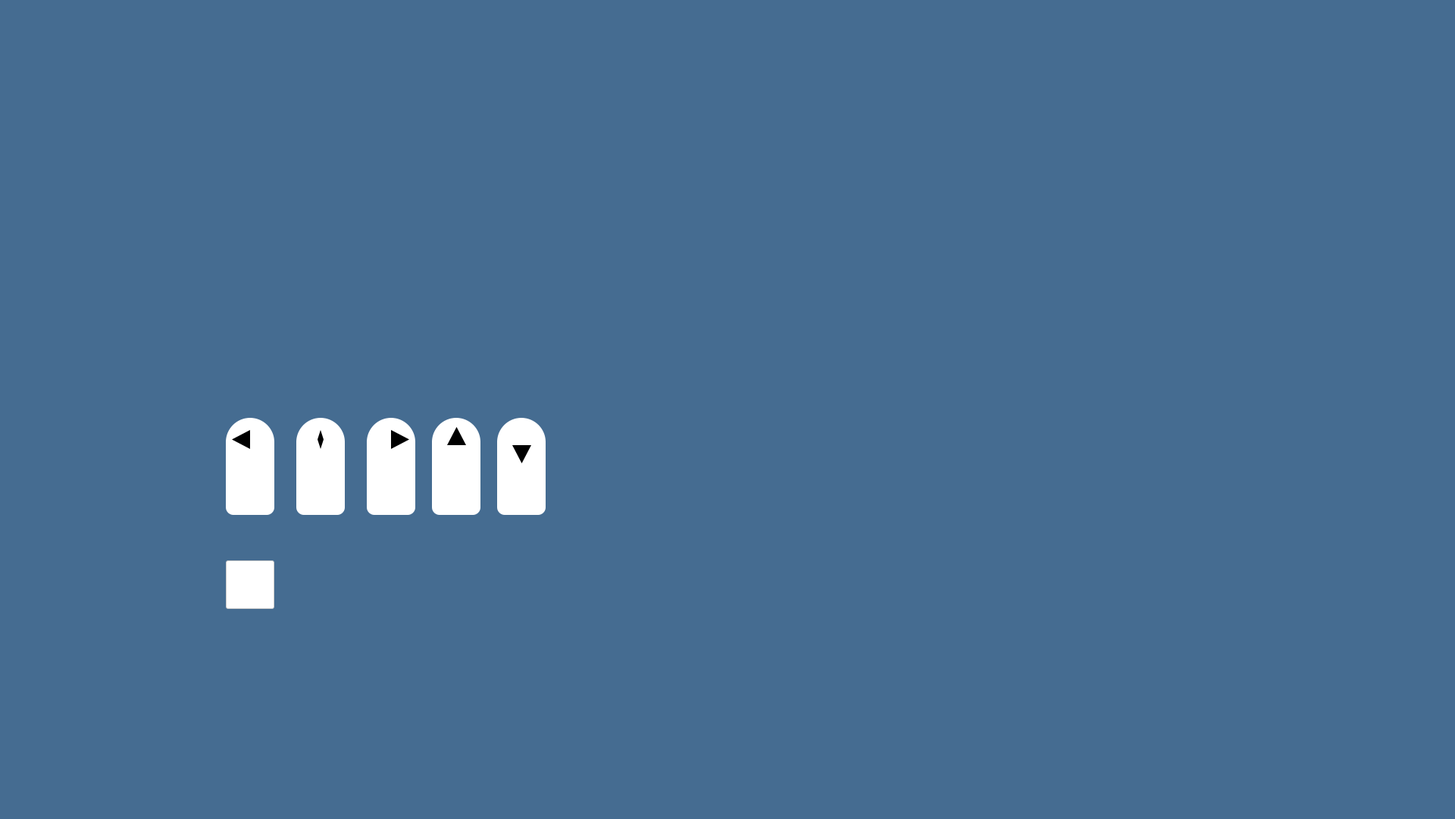
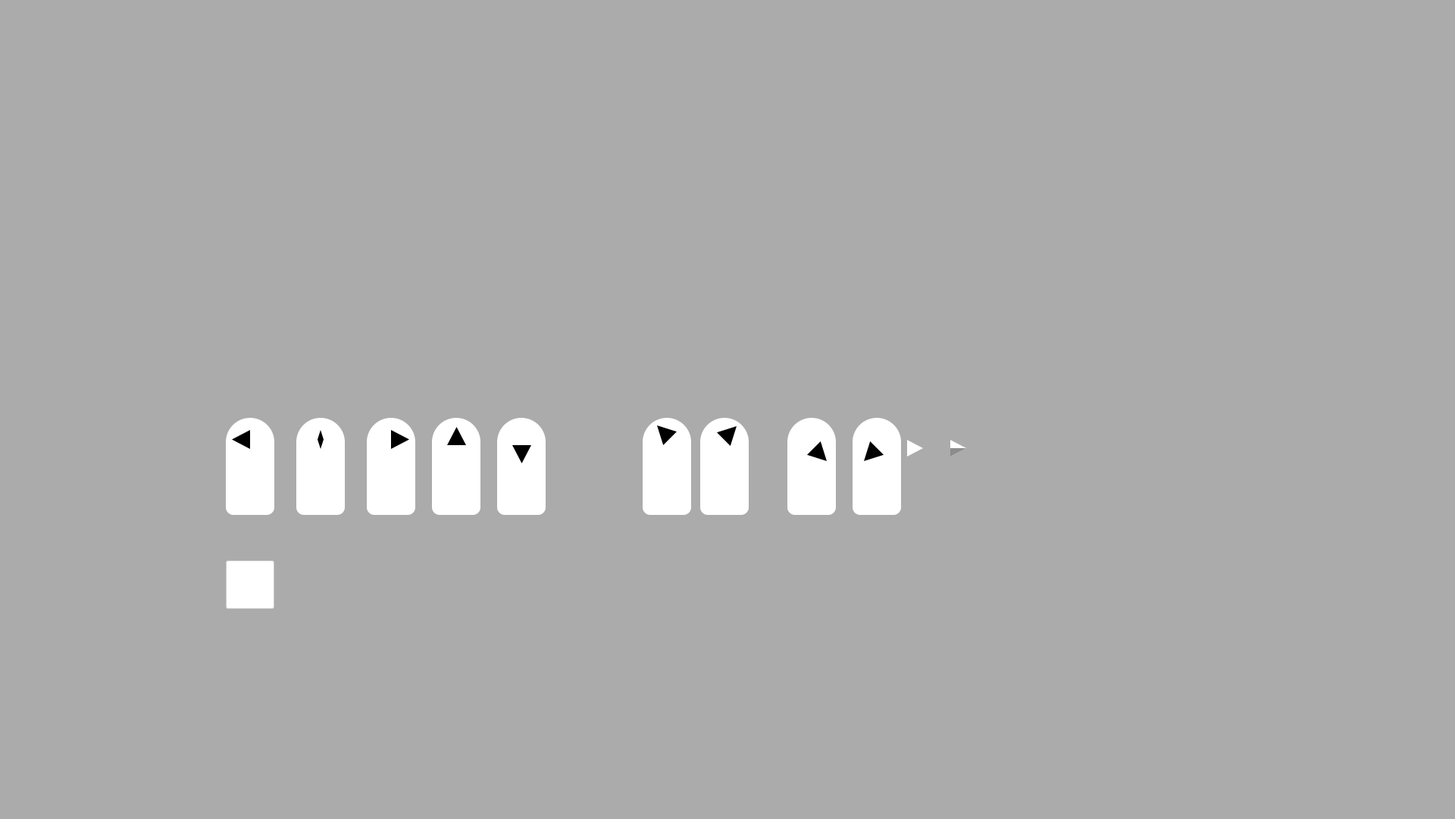
Two versions of the same layered image (1455x819). Layer-by-layer changes:
added group "PlayerFallLeft" with 4 layers above "PlayerFallRight" over [852, 417, 902, 515]
added group "PlayerFall" (1st of 4, in "PlayerFallLeft") with 3 layers in group "PlayerFallLeft" over [852, 417, 902, 515]
added layer "Head" (1st of 9, in "PlayerFallLeft" › "PlayerFall") in group "PlayerFall" over [852, 417, 902, 467]
added layer "Body" (1st of 9, in "PlayerFallLeft" › "PlayerFall") in group "PlayerFall" over [852, 435, 902, 515]
added group "PlayerFallRight" with 4 layers above "PlayerFall" over [787, 417, 837, 515]
added group "PlayerFall" (2nd of 4, in "PlayerFallRight") with 3 layers in group "PlayerFallRight" over [787, 417, 837, 515]
added layer "Head" (2nd of 9, in "PlayerFallRight" › "PlayerFall") in group "PlayerFall" over [787, 417, 837, 467]
added layer "Body" (2nd of 9, in "PlayerFallRight" › "PlayerFall") in group "PlayerFall" over [787, 435, 837, 515]
added group "PlayerJumpRight" with 4 layers above "PlayerJumpLeft" over [700, 417, 749, 515]
added group "PlayerJump" (1st of 4, in "PlayerJumpRight") with 3 layers in group "PlayerJumpRight" over [700, 417, 749, 515]
added layer "Head" (4th of 9, in "PlayerJumpRight" › "PlayerJump") in group "PlayerJump" over [700, 417, 749, 467]
added layer "Body" (4th of 9, in "PlayerJumpRight" › "PlayerJump") in group "PlayerJump" over [700, 435, 749, 515]
added group "PlayerJumpLeft" with 4 layers above "PlayerJump" over [642, 417, 692, 515]
added group "PlayerJump" (2nd of 4, in "PlayerJumpLeft") with 3 layers in group "PlayerJumpLeft" over [642, 417, 692, 515]
added layer "Head" (5th of 9, in "PlayerJumpLeft" › "PlayerJump") in group "PlayerJump" over [642, 417, 692, 467]
added layer "Body" (5th of 9, in "PlayerJumpLeft" › "PlayerJump") in group "PlayerJump" over [642, 435, 692, 515]
painted on "レイヤー 1" over [0, 0, 1455, 819]
…and 9 more changes (9 added)
